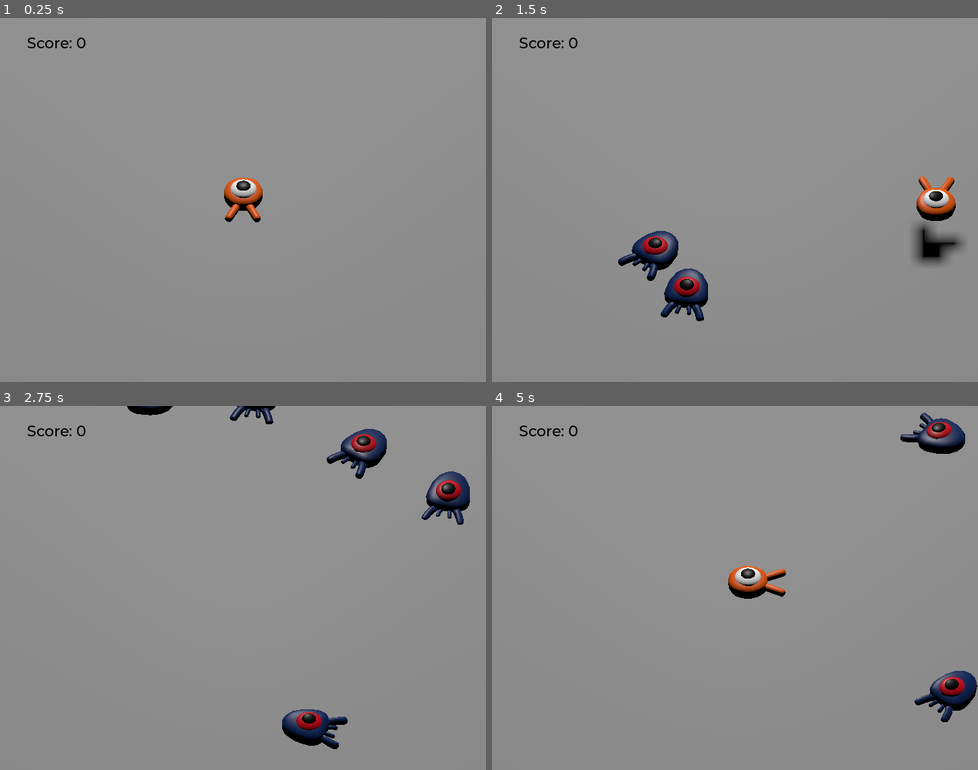
Above: before the commit, frames 1-4 (two rows, left to right).
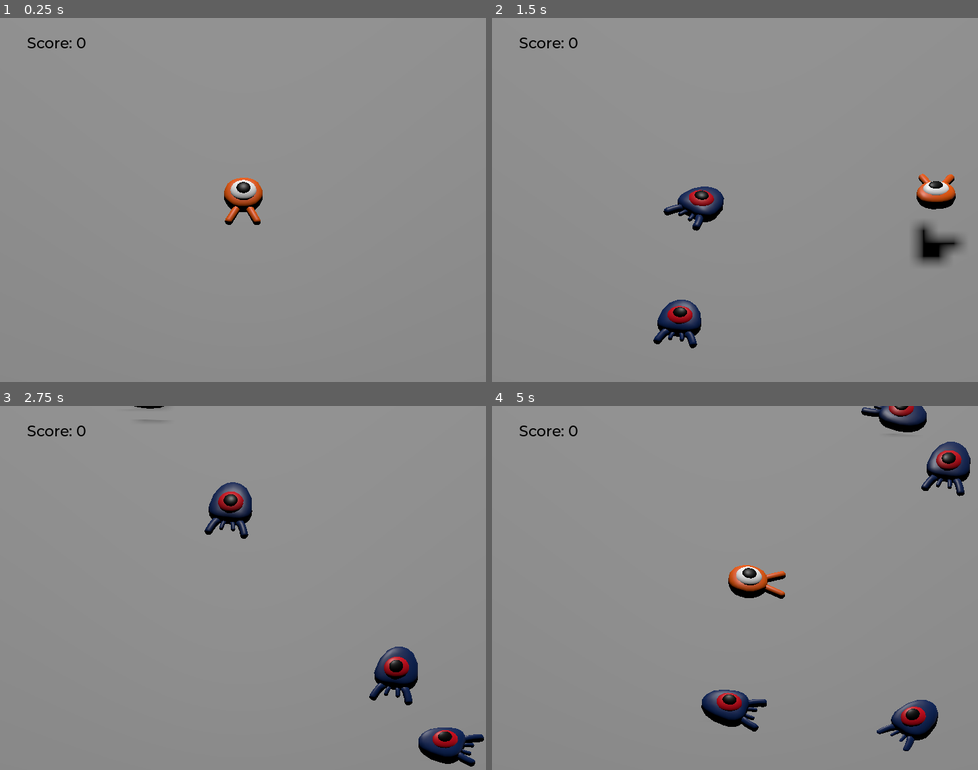
Above: after the commit, the same moments.

Repository: joshuafolkken/squash_the_creeps_start
Game: Godot game, scene res://scenes/main.tscn
Same seed, same stepped clock (60 frames per second), same inputs: the game is played once before the commit and once after it.
Inputs:
- Up to frame 1 (0.25 s): no input
- Up to frame 2 (1.5 s): tap Enter (ui_accept) at 0.5 s; hold Right (move_right) 0.53-1.28 s; tap Space (jump) at 0.6, 0.77, 1.07, 1.35 s; hold Down (move_back) from 1.28 s (still down)
- Up to frame 3 (2.75 s): tap Space (jump) at 1.52, 1.82, 2.1 s; release Down (move_back) at 2.03 s; hold Right (move_right) from 2.03 s (still down)
- Up to frame 4 (5 s): release Right (move_right) at 2.78 s; hold Up (move_forward) 2.78-3.53 s; tap Space (jump) at 2.85, 3.02, 3.32, 3.6, 3.77, 4.07, 4.35, 4.52, 4.82 s; hold Left (move_left) from 3.53 s (still down)

The runs differ from the first frame. In frame 1, 0.4% of the frame differs, in the area x 46-55%, y 43-57%; in frame 2, 4.1%; in frame 3, 6.2%, in the area x 26-100%, y 0-100%; in frame 4, 5.5%.

Commit message:
character animation #40

Diff:
--- a/scenes/main.tscn
+++ b/scenes/main.tscn
@@ -97,6 +97,7 @@
 theme = SubResource("Theme_tbgi4")
 
 [node name="ScoreLabel" type="Label" parent="UserInterface"]
+layout_mode = 0
 offset_left = 40.0
 offset_top = 23.0
 offset_right = 128.0
--- a/scenes/mob.tscn
+++ b/scenes/mob.tscn
@@ -1,10 +1,44 @@
-[gd_scene load_steps=4 format=3 uid="uid://q8k3twlgwqu6"]
+[gd_scene load_steps=6 format=3 uid="uid://q8k3twlgwqu6"]
 
 [ext_resource type="PackedScene" uid="uid://d0ukkefi2dqij" path="res://assets/art/mob.glb" id="1_4are2"]
 [ext_resource type="Script" uid="uid://0eipcvvuydpq" path="res://scripts/mob.gd" id="1_bsing"]
 
 [sub_resource type="BoxShape3D" id="BoxShape3D_bsing"]
 size = Vector3(1.40045, 0.860281, 2.08)
+
+[sub_resource type="Animation" id="Animation_bsing"]
+resource_name = "float"
+length = 1.2
+loop_mode = 1
+tracks/0/type = "value"
+tracks/0/imported = false
+tracks/0/enabled = true
+tracks/0/path = NodePath("Pivot/Character:position")
+tracks/0/interp = 1
+tracks/0/loop_wrap = true
+tracks/0/keys = {
+"times": PackedFloat32Array(0.3, 0.7, 1.2),
+"transitions": PackedFloat32Array(0.435275, 2.14355, 1),
+"update": 0,
+"values": [Vector3(0, 0, 0), Vector3(0, 0.65, 0), Vector3(0, 0.35, 0)]
+}
+tracks/1/type = "value"
+tracks/1/imported = false
+tracks/1/enabled = true
+tracks/1/path = NodePath("Pivot/Character:rotation")
+tracks/1/interp = 1
+tracks/1/loop_wrap = true
+tracks/1/keys = {
+"times": PackedFloat32Array(0.1, 0.5, 1.2),
+"transitions": PackedFloat32Array(0.435275, 0.466516, 1),
+"update": 0,
+"values": [Vector3(0, 0, 0), Vector3(0.139626, 0, 0), Vector3(-0.15708, 0, 0)]
+}
+
+[sub_resource type="AnimationLibrary" id="AnimationLibrary_d4cuo"]
+_data = {
+&"float": SubResource("Animation_bsing")
+}
 
 [node name="Mob" type="CharacterBody3D" groups=["mob"]]
 collision_layer = 2
@@ -14,7 +48,7 @@
 [node name="Pivot" type="Node3D" parent="."]
 
 [node name="Character" parent="Pivot" instance=ExtResource("1_4are2")]
-transform = Transform3D(1, 0, 0, 0, 1, 0, 0, 0, 1, 0, 0.159783, 0)
+transform = Transform3D(1, 0, 0, 0, 0.987688, 0.156434, 0, -0.156434, 0.987688, 0, 0.35, 0)
 
 [node name="CollisionShape3D" type="CollisionShape3D" parent="."]
 transform = Transform3D(1, 0, 0, 0, 1, 0, 0, 0, 1, 9.15527e-05, 0.443015, -0.0684426)
@@ -24,4 +58,10 @@
 transform = Transform3D(1, 0, 0, 0, 1, 0, 0, 0, 1, 0, 0.499965, 0.293794)
 aabb = AABB(-1.18548, -0.656083, -1.73184, 2.37097, 1.31217, 3.46367)
 
+[node name="AnimationPlayer" type="AnimationPlayer" parent="."]
+libraries = {
+&"": SubResource("AnimationLibrary_d4cuo")
+}
+autoplay = "float"
+
 [connection signal="screen_exited" from="VisibleOnScreenEnabler3D" to="." method="_on_visible_on_screen_enabler_3d_screen_exited"]
--- a/scenes/player.tscn
+++ b/scenes/player.tscn
@@ -10,12 +10,74 @@
 height = 0.219849
 radius = 1.05127
 
+[sub_resource type="Animation" id="Animation_g2els"]
+resource_name = "float"
+length = 1.2
+loop_mode = 1
+tracks/0/type = "value"
+tracks/0/imported = false
+tracks/0/enabled = true
+tracks/0/path = NodePath("Pivot/Character:position")
+tracks/0/interp = 1
+tracks/0/loop_wrap = true
+tracks/0/keys = {
+"times": PackedFloat32Array(0.3, 0.7, 1.2),
+"transitions": PackedFloat32Array(0.435275, 2.14355, 1),
+"update": 0,
+"values": [Vector3(0, 0, 0), Vector3(0, 0.65, 0), Vector3(0, 0.35, 0)]
+}
+tracks/1/type = "value"
+tracks/1/imported = false
+tracks/1/enabled = true
+tracks/1/path = NodePath("Pivot/Character:rotation")
+tracks/1/interp = 1
+tracks/1/loop_wrap = true
+tracks/1/keys = {
+"times": PackedFloat32Array(0.1, 0.5, 1.2),
+"transitions": PackedFloat32Array(0.435275, 0.466516, 1),
+"update": 0,
+"values": [Vector3(0, 0, 0), Vector3(0.139626, 0, 0), Vector3(-0.15708, 0, 0)]
+}
+
+[sub_resource type="Animation" id="Animation_qhqgy"]
+length = 0.001
+tracks/0/type = "value"
+tracks/0/imported = false
+tracks/0/enabled = true
+tracks/0/path = NodePath("Pivot/Character:position")
+tracks/0/interp = 1
+tracks/0/loop_wrap = true
+tracks/0/keys = {
+"times": PackedFloat32Array(0),
+"transitions": PackedFloat32Array(1),
+"update": 0,
+"values": [Vector3(0, 0, 0)]
+}
+tracks/1/type = "value"
+tracks/1/imported = false
+tracks/1/enabled = true
+tracks/1/path = NodePath("Pivot/Character:rotation")
+tracks/1/interp = 1
+tracks/1/loop_wrap = true
+tracks/1/keys = {
+"times": PackedFloat32Array(0),
+"transitions": PackedFloat32Array(1),
+"update": 0,
+"values": [Vector3(0, 0, 0)]
+}
+
+[sub_resource type="AnimationLibrary" id="AnimationLibrary_dqkch"]
+_data = {
+&"RESET": SubResource("Animation_qhqgy"),
+&"float": SubResource("Animation_g2els")
+}
+
 [node name="Player" type="CharacterBody3D"]
 collision_mask = 6
 script = ExtResource("1_g2els")
 
 [node name="Pivot" type="Node3D" parent="."]
-transform = Transform3D(1, 0, 0, 0, 1, 0, 0, 0, 1, 0, 0.421499, 0)
+transform = Transform3D(1, 0, 0, 0, 1, 0, 0, 0, 1, 0, 0.295522, 0)
 
 [node name="Character" parent="Pivot" instance=ExtResource("1_4flbx")]
 
@@ -32,4 +94,10 @@
 transform = Transform3D(1, 0, 0, 0, 1, 0, 0, 0, 1, 0, 0.855168, 0)
 shape = SubResource("CylinderShape3D_g2els")
 
+[node name="AnimationPlayer" type="AnimationPlayer" parent="."]
+libraries = {
+&"": SubResource("AnimationLibrary_dqkch")
+}
+autoplay = "float"
+
 [connection signal="body_entered" from="MobDetector" to="." method="_on_mob_detector_body_entered"]
--- a/scripts/mob.gd
+++ b/scripts/mob.gd
@@ -5,15 +5,23 @@
 
 const DIRECTION_RANDOM_ANGLE := PI / 4
 
-const SPEED_LIMITS = {
+const SPEED = {
 	MIN = 1,
 	MAX = 50,
-	DEFAULT_MIN = 10,
+	DEFAULT_MIN = 5,
 	DEFAULT_MAX = 18,
 }
 
-@export_range(SPEED_LIMITS.MIN, SPEED_LIMITS.MAX) var min_speed := SPEED_LIMITS.DEFAULT_MIN
-@export_range(SPEED_LIMITS.MIN, SPEED_LIMITS.MAX) var max_speed := SPEED_LIMITS.DEFAULT_MAX
+@export_range(SPEED.MIN, SPEED.MAX) var min_speed := SPEED.DEFAULT_MIN
+@export_range(SPEED.MIN, SPEED.MAX) var max_speed := SPEED.DEFAULT_MAX
+
+var _speed := randi_range(min_speed, max_speed)
+
+@onready var _animation_player: AnimationPlayer = $AnimationPlayer
+
+
+func _ready() -> void:
+	_animation_player.speed_scale = float(_speed) / min_speed
 
 
 func _physics_process(_delta: float) -> void:
@@ -31,9 +39,8 @@
 
 
 func _init_velocity() -> void:
-	var speed := randi_range(min_speed, max_speed)
 	var direction := Vector3.FORWARD.rotated(Vector3.UP, rotation.y)
-	velocity = direction * speed
+	velocity = direction * _speed
 
 
 func _on_visible_on_screen_enabler_3d_screen_exited() -> void:
--- a/scripts/player.gd
+++ b/scripts/player.gd
@@ -10,12 +10,14 @@
 @export var bounce_impulse := 16
 
 @onready var _pivot: Node3D = $Pivot
+@onready var _animation_player: AnimationPlayer = $AnimationPlayer
 
 
 func _physics_process(delta: float) -> void:
 	var input_direction := PlayerInput.get_movement_direction()
 	velocity = _calculate_velocity(input_direction, delta)
 	move_and_slide()
+	_pivot.rotation.x = PI / 6 * velocity.y / jump_impulse
 
 
 func _calculate_velocity(direction: Vector3, delta: float) -> Vector3:
@@ -32,6 +34,9 @@
 func _apply_movement(current_velocity: Vector3, direction: Vector3) -> Vector3:
 	if direction != Vector3.ZERO:
 		_pivot.basis = Basis.looking_at(direction)
+		_animation_player.speed_scale = 4
+	else:
+		_animation_player.speed_scale = 1
 
 	var result := current_velocity
 	result.x = direction.x * speed
Not shown: 1 places in scenes/player.tscn that only renumber resources
